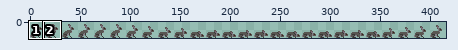
Two states of a sprite sheet, animals/rabbit_graze.png. The first picture is a wide view before the edit; the outline marks the close-up.
Close-up. Before:
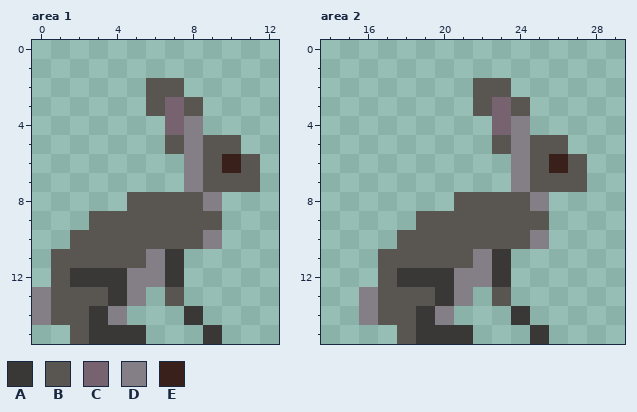
The file is 416x16 pixels. Shown: area 1: x 0..12, y 0..15; area 2: x 14..29, y 0..15. The commit also changed other parts of the picture, which this record leaves out.
Palette (. is transparent): A #393836  B #595652  C #776270  D #847e87  E #39201b
Pixels before, area 1, first column x 0:
 2 ......BB....
 3 ......BCB...
 4 .......CD...
 5 .......BDBB.
 6 ........DBEB
 7 ........DBBB
 8 .....BBBBD..
 9 ...BBBBBBB..
10 ..BBBBBBBD..
11 .BBBBBDA....
12 .BAAADDA....
13 DBBBAD.B....
14 DBBAD...A...
15 ..BAAA...A..
Pixels before, area 2, first column x 16:
 2 ......BB....
 3 ......BCB...
 4 .......CD...
 5 .......BDBB.
 6 ........DBEB
 7 ........DBBB
 8 .....BBBBD..
 9 ...BBBBBBB..
10 ..BBBBBBBD..
11 .BBBBBDA....
12 .BAAADDA....
13 DBBBAD.B....
14 DBBAD...A...
15 ..BAAA...A..
And afterwards:
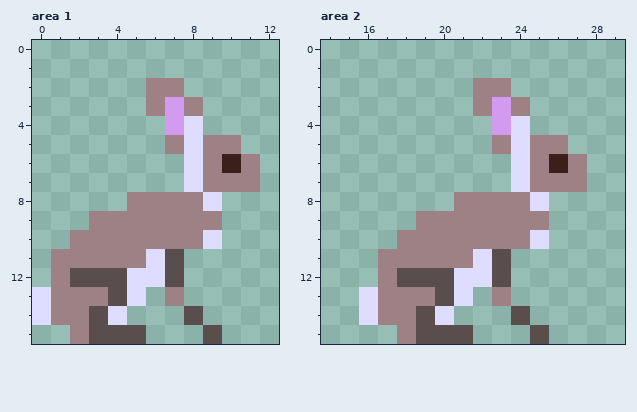
Change:
colour A: #393836 -> #594d4d
colour B: #595652 -> #9d8184
colour C: #776270 -> #d39bef
colour D: #847e87 -> #deddff
Pixel boxes of the changes (left, top, right, bottom) in both close-ups:
changed: (32, 78, 260, 344)
changed: (359, 78, 587, 344)
